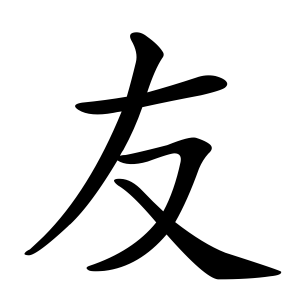
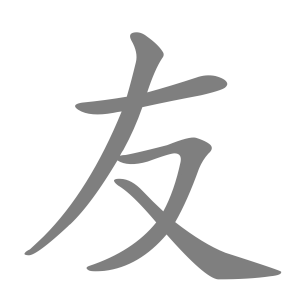
Revision of a layered (300, 300) image; what changed, layer by layer:
hid "Frame (100ms) #2", painted on it over [24, 32, 282, 280]
added layer "Frame (100ms) #31" above "Frame (1000ms) #1" over [181, 83, 228, 175]
